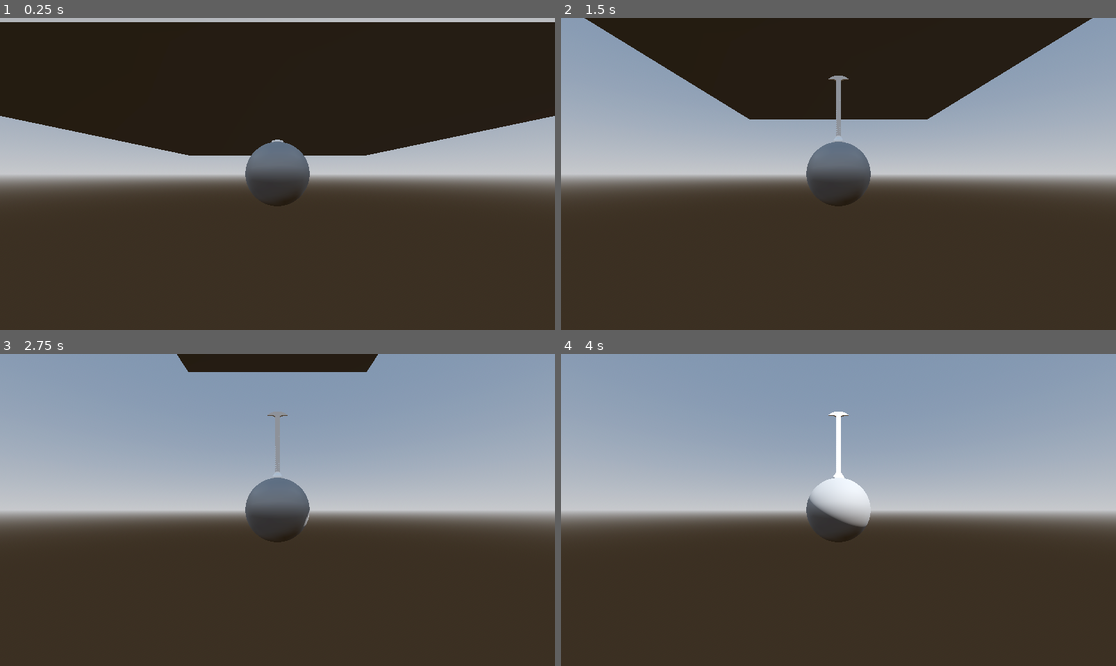
Above: before the commit, frames 1-4 (two rows, left to right).
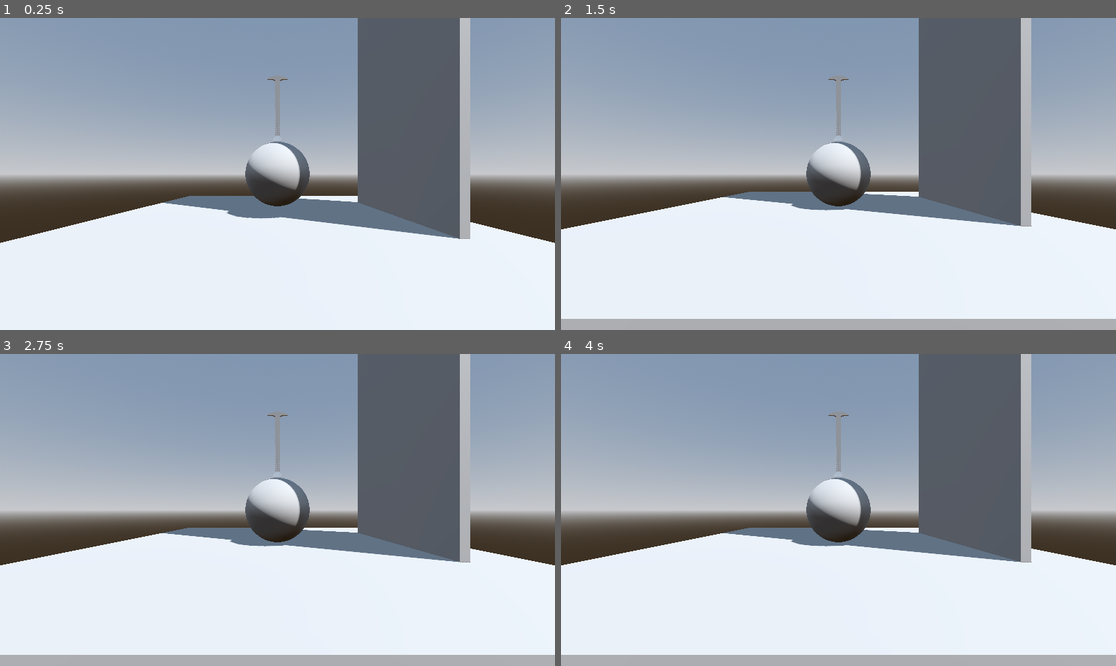
Above: after the commit, the same moments.

Repository: Wil-Ro/GMTKGameJam2024
Game: Godot game, scene res://scenes/main_scene.tscn
The game is run twice, just before and just after one commit, with the same random seed, the same clock (stepped at 60 frames per second) and the same inputs.
Inputs (mouse positions are in pixels of both pictures, inside the frame that each line leads up to):
- Up to frame 1 (0.25 s): no input
- Up to frame 2 (1.5 s): move the mouse to (960, 158) at 0.52 s; move the mouse to (727, 189) at 1.27 s
- Up to frame 3 (2.75 s): move the mouse to (333, 441) at 2.02 s
- Up to frame 4 (4 s): move the mouse to (810, 572) at 2.77 s; move the mouse to (1005, 556) at 3.52 s

The runs differ from the first frame. In frame 1, 82% of the frame differs, in the area x 0-100%, y 0-100%; in frame 2, 67%; in frame 3, 54%; in frame 4, 52%.

Commit message:
arm movement

Diff:
--- a/scenes/main_scene.tscn
+++ b/scenes/main_scene.tscn
@@ -20,6 +20,12 @@
 
 [sub_resource type="BoxShape3D" id="BoxShape3D_0lkv2"]
 size = Vector3(50, 1, 50)
+
+[sub_resource type="BoxMesh" id="BoxMesh_6hnpm"]
+size = Vector3(25, 1, 100)
+
+[sub_resource type="BoxShape3D" id="BoxShape3D_qcnmp"]
+size = Vector3(25, 1, 100)
 
 [node name="Main" type="Node3D"]
 
@@ -58,4 +64,15 @@
 [node name="CollisionShape3D" type="CollisionShape3D" parent="World/StaticBody3D"]
 shape = SubResource("BoxShape3D_0lkv2")
 
+[node name="StaticBody3D2" type="StaticBody3D" parent="World"]
+transform = Transform3D(1, 0, 0, 0, -4.37114e-08, -1, 0, 1, -4.37114e-08, 0, 50, -18)
+
+[node name="MeshInstance3D" type="MeshInstance3D" parent="World/StaticBody3D2"]
+mesh = SubResource("BoxMesh_6hnpm")
+skeleton = NodePath("../..")
+
+[node name="CollisionShape3D" type="CollisionShape3D" parent="World/StaticBody3D2"]
+shape = SubResource("BoxShape3D_qcnmp")
+
 [node name="Body" parent="World" instance=ExtResource("1_eeca8")]
+transform = Transform3D(1, 0, 0, 0, 1, 0, 0, 0, 1, 0, 7, 0)
--- a/scripts/arm.gd
+++ b/scripts/arm.gd
@@ -1,7 +1,9 @@
 class_name Arm extends Node3D
 
+@onready var camera: Camera3D = $"../../Camera3D"
+@onready var target: Marker3D = $Target
+
 @export var action: StringName
-
 
 # Called when the node enters the scene tree for the first time.
 func _ready() -> void:
@@ -13,10 +15,17 @@
 	pass
 
 
-func _arm_enabled(arm):
-	print_debug("enabled!")
-	pass
+func update_target_pos() -> void:
+	var mouse_pos: Vector2 = camera.get_window().get_mouse_position()
 
-func _arm_disabled(arm):
-	print_debug("disabled!")
-	pass
+	var origin: Vector3 = camera.project_ray_origin(mouse_pos)
+	var dir: Vector3 = origin + (camera.project_ray_normal(mouse_pos) * 100)
+
+	var world_space: PhysicsDirectSpaceState3D = camera.get_window().world_3d.direct_space_state
+	var ray_query = PhysicsRayQueryParameters3D.create(origin, dir)
+	var collision: Dictionary = world_space.intersect_ray(ray_query)
+
+	if collision == null: return
+
+	var arm_target_pos: Vector3 = collision["position"]
+	target.global_position = arm_target_pos
--- a/scripts/body.gd
+++ b/scripts/body.gd
@@ -1,21 +1,25 @@
 class_name Body extends Node3D
 
 @export var arms: Array[Arm]
+@export var pull_strength: float = 5.0
 
-signal arm_enabled(arm)
-signal arm_disabled(arm)
-
+var active_arm: Arm
 
 # Called when the node enters the scene tree for the first time.
 func _ready() -> void:
-	for arm in arms:
-		arm_enabled.connect(arm._arm_enabled)
-		arm_disabled.connect(arm._arm_disabled)
+	pass
 
 # Called every frame. 'delta' is the elapsed time since the previous frame.
+func _unhandled_input(event: InputEvent) -> void:
+	for arm in arms:
+		if Input.is_action_pressed(arm.action):
+			active_arm = arm
+			return
+		if Input.is_action_just_released(arm.action):
+			active_arm = null
+			return
+
 func _physics_process(delta: float) -> void:
-	for arm in arms:
-		if Input.is_action_just_pressed(arm.action):
-			arm_enabled.emit(arm)
-		if Input.is_action_just_released(arm.action):
-			arm_disabled.emit(arm)
+	if active_arm == null: return
+
+	active_arm.update_target_pos()
Not shown: 1 places in scenes/main_scene.tscn that only renumber resources
Not shown, added: pickaxe_arm.blend
